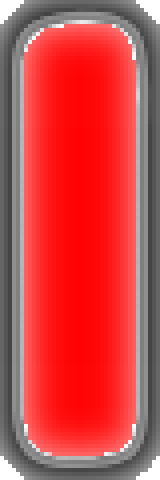
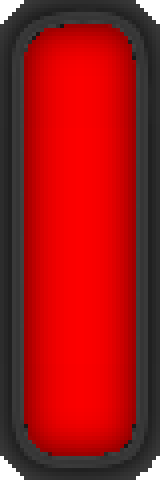
The second 160x480 image is a revision of the first. Changes to its layers:
masked "Tło" over [0, 0, 160, 480]
added layer "Nowa warstwa" over [0, 0, 160, 480]
